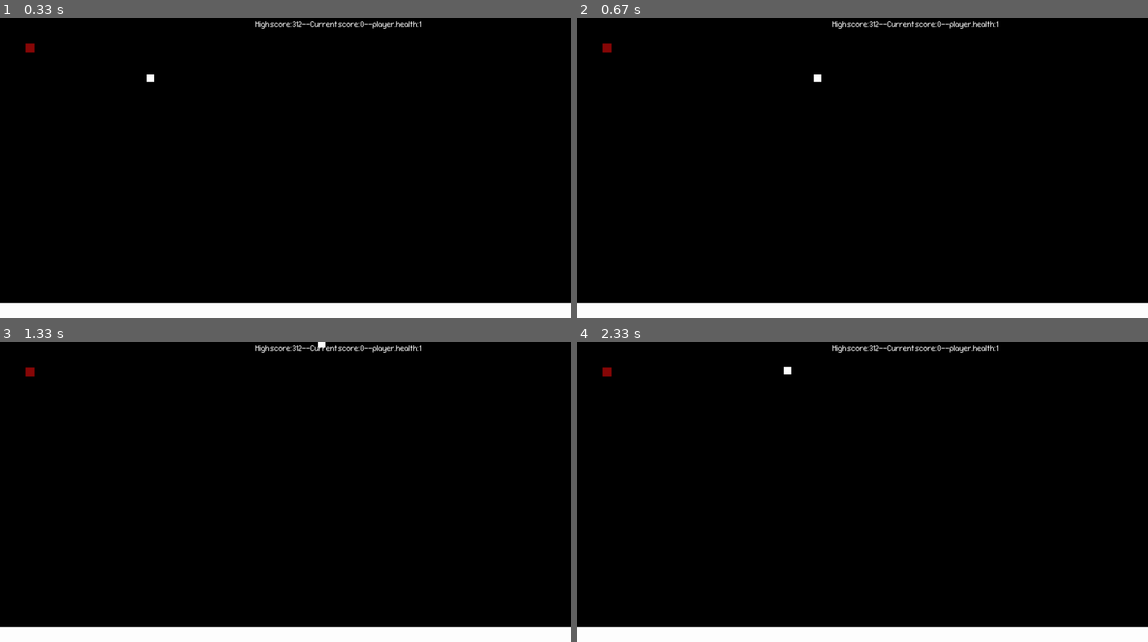
Above: before the commit, frames 1-4 (two rows, left to right).
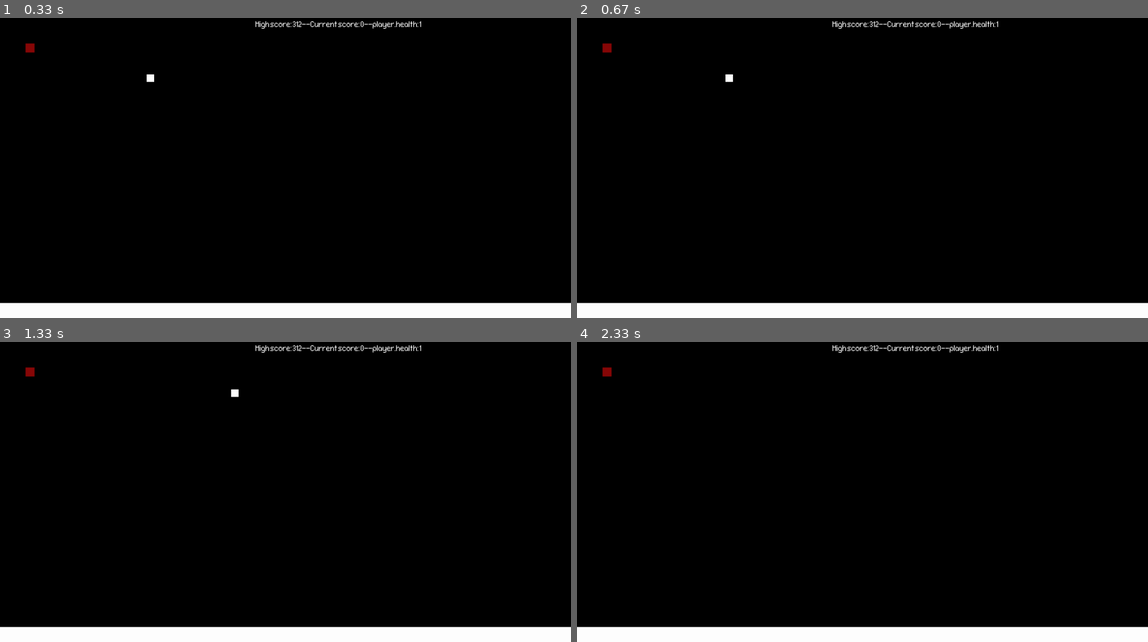
Above: after the commit, the same moments.

Repository: freshJester/pygame-prototypes
Game: pygame game, started from lander.py
Two runs of this game, one before a commit and one after it. Both use one fixed random seed, a clock stepped at 60 frames per second and the inputs below.
Inputs:
- Up to frame 1 (0.33 s): no input
- Up to frame 2 (0.67 s): hold D from 0.33 s (still down)
- Up to frame 3 (1.33 s): release D at 0.8 s; hold W 0.83-1.13 s; hold D from 1.17 s (still down)
- Up to frame 4 (2.33 s): release D at 1.63 s; hold A 1.67-2.2 s; hold S from 2.23 s (still down)

Frame 1 is identical in both runs. In frame 2, less than 0.1% of the frame differs, in the area x 26-43%, y 18-22%; in frame 3, less than 0.1%; in frame 4, less than 0.1%.

Commit message:
Initial implementation of inertia

Diff:
--- a/lander.py
+++ b/lander.py
@@ -28,6 +28,7 @@
 ENEMIES_DEFEATED = 0
 
 
+
 # Define a Player object by extending pygame.sprite.Sprite
 # The surface drawn on the screen is now an attribute of 'player'
 class Player(pygame.sprite.Sprite):
@@ -39,23 +40,26 @@
         self.health = 1
         self.player_pos_x = 0 #initialize x position of player object
         self.player_pos_y = 0 #initialize y position of player object
+        self.x_speed = 0 # x speed, based on user input
+        self.y_speed = 0 # y speed, based on user input
+
     # Move the sprite based on user keypresses
     def update(self, pressed_keys):
         # If "UP" key pressed and we're not above the top
         if pressed_keys[K_w] and self.rect.top > 0:
-            self.rect.move_ip(0, -15)
+            self.x_speed -= 0.01
 
         # If "DOWN" key pressed and we're not below the bottom
         if pressed_keys[K_s] and self.rect.bottom < SCREEN_HEIGHT:
-            self.rect.move_ip(0, 15)
+            self.x_speed += 0.01
 
         # If "LEFT" key pressed and we're not beyond the minimum x-value
         if pressed_keys[K_a] and self.rect.left >= 0:
-            self.rect.move_ip(-20, 0)
+            self.y_speed -= 0.01
 
         # If "RIGHT" key pressed and we're not beyond the maximum x-value
         if pressed_keys[K_d] and self.rect.right < SCREEN_WIDTH:
-            self.rect.move_ip(15, 0)
+            self.y_speed += 0.01
 
         # if 'Space" key is pressed get current position of the the player object
         # Used in Projectile Class
@@ -218,10 +222,16 @@
     score = 0
     time = 0
     projectile_sleep = 0
+    X_SPEED = 0
+    Y_SPEED = 0
     while running:
         print("PLAYER.HEALTH: ", player.health)
         time += 1
         projectile_sleep += 1
+
+        X_SPEED += player.x_speed
+        Y_SPEED += player.y_speed
+        player.rect.move_ip(Y_SPEED, X_SPEED)
 
         # Did the user click the window close button?
         for event in pygame.event.get():
@@ -235,32 +245,6 @@
             elif event.type == pygame.QUIT:
                 running = False
 
-            # # Add a new enemy?
-            # elif event.type == ADDENEMY:
-            #     # Create the new enemy and add it to sprite groups
-            #     new_enemy = Enemy()
-            #     enemies.add(new_enemy)
-            #     all_sprites.add(new_enemy)
-
-
-            # # Add powerup?
-            # elif event.type == ADDARMOR and ENEMIES_DEFEATED == 10:
-            #     # Create the new armor and add it to sprite groups
-            #     new_armor = Armor()
-            #     armors.add(new_armor)
-            #     all_sprites.add(new_armor)
-
-        # Responsible for spawning armor
-        # for entity in all_sprites:
-        #     if type(entity) == armor:
-        #         armor_check = True
-
-        # if time % 100 == 0 and time != 0:
-        #     # Create the new armor and add it to sprite groups
-        #     new_armor = Armor()
-        #     armors.add(new_armor)
-        #     all_sprites.add(new_armor)
-
         # TODO: I think this block is trying to draw health in, the red block(s?) in the top right
         # Definitely not what it does currently...
         if player.health >= 1:
